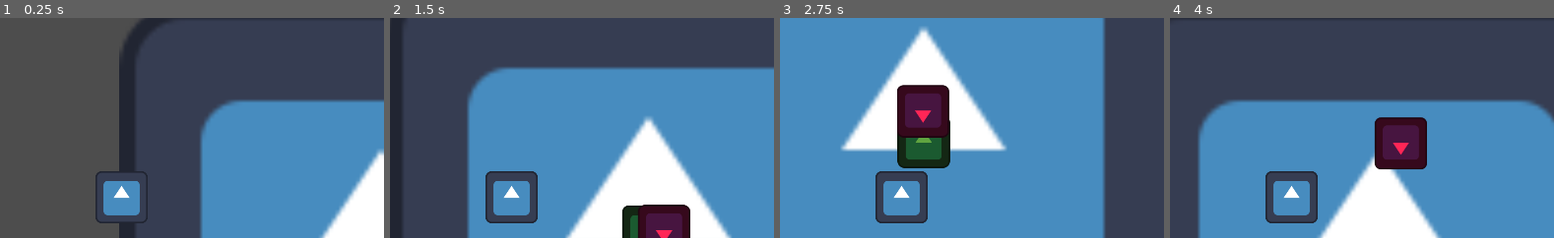
Above: before the commit, frames 1-4 (left to right).
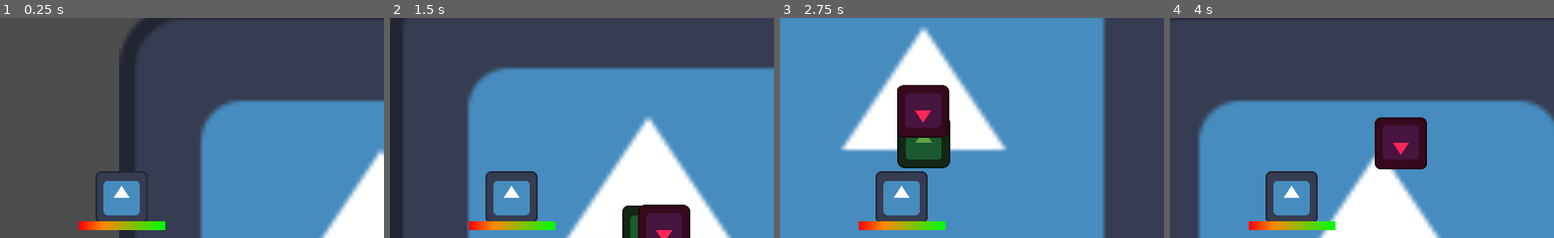
Above: after the commit, the same moments.

Repository: idrian2004/SaskGameJam
Game: Godot game, scene res://Levels/test_level.tscn
Same seed, same stepped clock (60 frames per second), same inputs: the game is played once before the commit and once after it. The engine's default icon, where the game draws it, is replaced by a stand-in: a white triangle on a blue panel in a dark square.
Inputs:
- Up to frame 1 (0.25 s): no input
- Up to frame 2 (1.5 s): hold D (move_right) 0.53-1.28 s; hold S (move_down) from 1.28 s (still down)
- Up to frame 3 (2.75 s): release S (move_down) at 2.03 s; hold D (move_right) from 2.03 s (still down)
- Up to frame 4 (4 s): release D (move_right) at 2.78 s; hold W (move_up) 2.78-3.53 s; hold A (move_left) from 3.53 s (still down)
The pictures show only the part of the screen within x 33-83%, y 9-59%; the shares and areas given below are measured in that part.

The runs differ from the first frame. In frame 1, 0.9% of the frame differs, in the area x 20-44%, y 92-97%; in frame 2, 0.9%; in frame 3, 0.9%; in frame 4, 0.9%.

Commit message:
Health bar addition
Bobby did this :)

Diff:
--- a/Sask Game Jam/Entities/player/player.tscn
+++ b/Sask Game Jam/Entities/player/player.tscn
@@ -1,9 +1,10 @@
-[gd_scene load_steps=7 format=3 uid="uid://dupqmjd8nnn8c"]
+[gd_scene load_steps=8 format=3 uid="uid://dupqmjd8nnn8c"]
 
 [ext_resource type="Script" path="res://Entities/player/player components/player_move.gd" id="1_wdfkr"]
 [ext_resource type="Texture2D" uid="uid://uc1up7h8m3g1" path="res://icon.svg" id="2_t4ska"]
 [ext_resource type="PackedScene" uid="uid://ccm324tn84bu" path="res://Entities/shared components/attack_hitbox.tscn" id="3_5icqw"]
 [ext_resource type="Script" path="res://Entities/player/Score Manager.gd" id="4_wslj7"]
+[ext_resource type="PackedScene" uid="uid://c7g8eo1u6myeg" path="res://Entities/shared components/health.tscn" id="5_cr83o"]
 
 [sub_resource type="RectangleShape2D" id="RectangleShape2D_yihr8"]
 size = Vector2(122, 120)
@@ -47,3 +48,7 @@
 fit_content = true
 scroll_active = false
 autowrap_mode = 0
+
+[node name="CanvasLayer" type="CanvasLayer" parent="."]
+
+[node name="Health" parent="CanvasLayer" instance=ExtResource("5_cr83o")]
--- /dev/null
+++ b/Sask Game Jam/Entities/shared components/h_bar.tscn
@@ -0,0 +1,31 @@
+[gd_scene load_steps=5 format=3 uid="uid://damguhtwfmp35"]
+
+[sub_resource type="Gradient" id="Gradient_lblkf"]
+offsets = PackedFloat32Array(0)
+colors = PackedColorArray(0.443137, 0.443137, 0.443137, 1)
+
+[sub_resource type="GradientTexture2D" id="GradientTexture2D_i3i7y"]
+gradient = SubResource("Gradient_lblkf")
+width = 250
+height = 25
+fill = 2
+
+[sub_resource type="Gradient" id="Gradient_8fc6j"]
+offsets = PackedFloat32Array(0, 0.278571, 1)
+colors = PackedColorArray(1, 0, 0, 1, 1, 0.537255, 0, 1, 0, 1, 0, 1)
+
+[sub_resource type="GradientTexture2D" id="GradientTexture2D_8ktdi"]
+gradient = SubResource("Gradient_8fc6j")
+width = 250
+height = 25
+
+[node name="TextureProgressBar" type="TextureProgressBar"]
+anchors_preset = -1
+anchor_top = 0.002
+anchor_bottom = 0.002
+offset_left = 158.0
+offset_top = 172.84
+offset_right = 408.0
+offset_bottom = 197.84
+texture_under = SubResource("GradientTexture2D_i3i7y")
+texture_progress = SubResource("GradientTexture2D_8ktdi")
--- /dev/null
+++ b/Sask Game Jam/Entities/shared components/health.tscn
@@ -0,0 +1,80 @@
+[gd_scene load_steps=6 format=3 uid="uid://c7g8eo1u6myeg"]
+
+[sub_resource type="GDScript" id="GDScript_t4vtp"]
+script/source = "extends Node
+
+var max_health = 100
+var health = max_health
+const DAMAGE_AMOUNT = 1
+
+# Called when the node enters the scene tree for the first time.
+func _ready():
+	update_health_bar()
+
+
+
+# Called every frame. 'delta' is the elapsed time since the previous frame.
+func _process(delta):
+	if Input.is_action_pressed(\"damage_player\"):
+		take_damage(1)
+
+	if health <= 0:
+# Player has died
+		get_tree().reload_current_scene()
+
+# Update Health Bar value
+func update_health_bar():
+	$Hbar.value = health
+
+
+
+# Function for entity taking damage
+func take_damage(damage):
+	health -= damage
+	if health <= 0:
+		health = 0
+	update_health_bar()
+
+
+func gain_health(hp):
+	health += hp
+	if health >= max_health:
+		health = max_health
+	update_health_bar()
+
+
+
+
+"
+
+[sub_resource type="Gradient" id="Gradient_lblkf"]
+offsets = PackedFloat32Array(0)
+colors = PackedColorArray(0.443137, 0.443137, 0.443137, 1)
+
+[sub_resource type="GradientTexture2D" id="GradientTexture2D_i3i7y"]
+gradient = SubResource("Gradient_lblkf")
+width = 250
+height = 25
+fill = 2
+
+[sub_resource type="Gradient" id="Gradient_8fc6j"]
+offsets = PackedFloat32Array(0, 0.278571, 1)
+colors = PackedColorArray(1, 0, 0, 1, 1, 0.537255, 0, 1, 0, 1, 0, 1)
+
+[sub_resource type="GradientTexture2D" id="GradientTexture2D_8ktdi"]
+gradient = SubResource("Gradient_8fc6j")
+width = 250
+height = 25
+
+[node name="Health" type="Node"]
+script = SubResource("GDScript_t4vtp")
+
+[node name="Hbar" type="TextureProgressBar" parent="."]
+offset_left = 855.0
+offset_top = 600.0
+offset_right = 1105.0
+offset_bottom = 625.0
+scale = Vector2(0.85, 0.85)
+value = 50.0
+texture_under = SubResource("GradientTexture2D_i3i7y")
+texture_progress = SubResource("GradientTexture2D_8ktdi")
--- a/Sask Game Jam/project.godot
+++ b/Sask Game Jam/project.godot
@@ -46,3 +46,8 @@
 "events": [Object(InputEventKey,"resource_local_to_scene":false,"resource_name":"","device":-1,"window_id":0,"alt_pressed":false,"shift_pressed":false,"ctrl_pressed":false,"meta_pressed":false,"pressed":false,"keycode":0,"physical_keycode":83,"key_label":0,"unicode":115,"echo":false,"script":null)
 ]
 }
+damage_player={
+"deadzone": 0.5,
+"events": [Object(InputEventKey,"resource_local_to_scene":false,"resource_name":"","device":-1,"window_id":0,"alt_pressed":false,"shift_pressed":false,"ctrl_pressed":false,"meta_pressed":false,"pressed":false,"keycode":0,"physical_keycode":86,"key_label":0,"unicode":118,"echo":false,"script":null)
+]
+}
